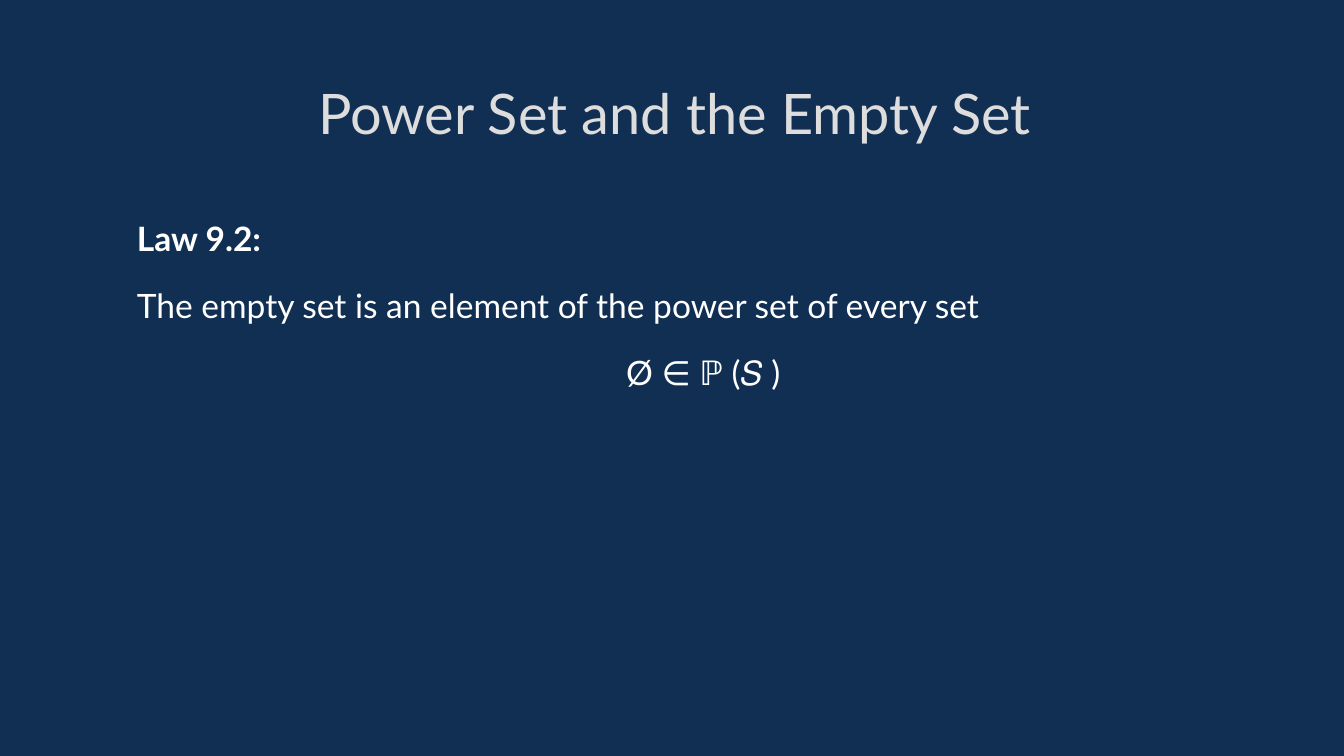
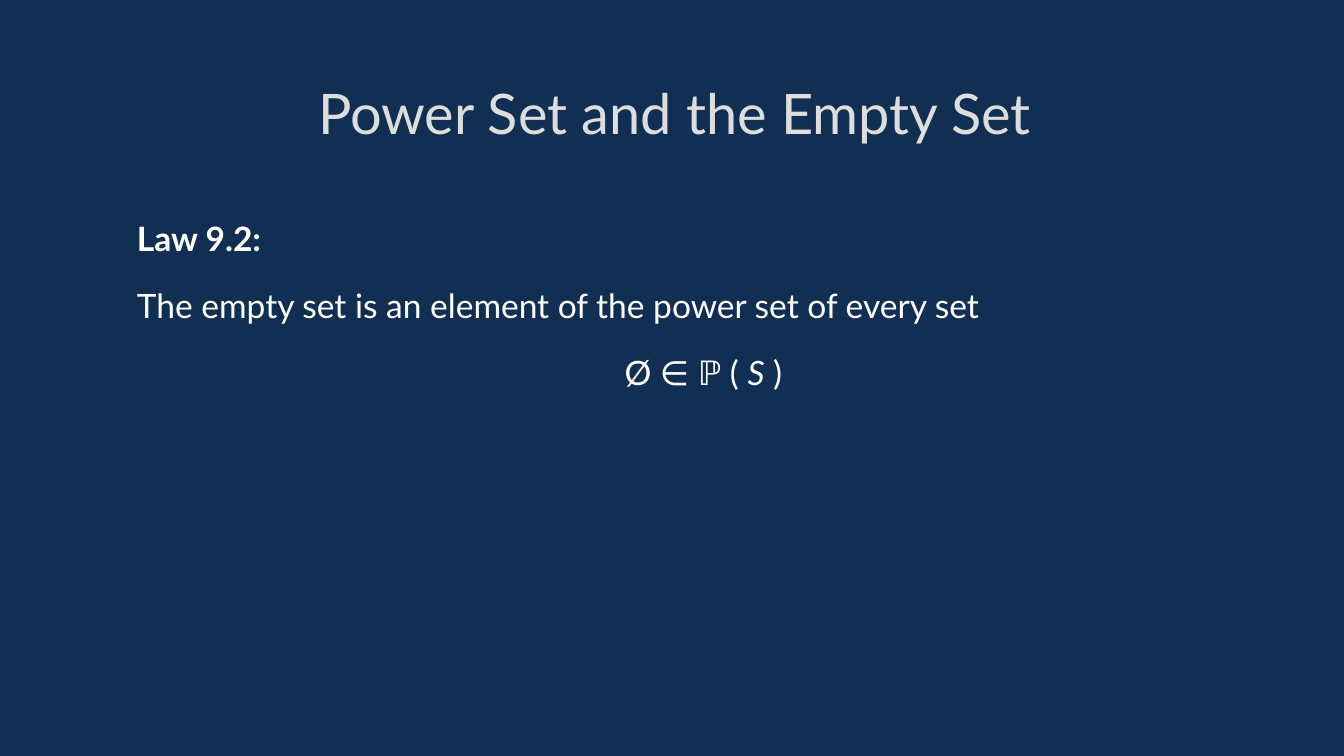
Before and after one commit to davidgundry/maths22-23, a slide deck: slide 19 of slides/maths-8-set-theory.odp. Drawn at 1344x756 pixels with LibreOffice and Linux fonts; fonts in the diff are those of the drawing. Boxes give left, top, right and bottom in pixels: in the first picture for what was removed or moved away, otherwise in the second. Text is boxed around its words. In the diff, an @@ line names an element or a change of style, - is before the commit and + after.

```diff
--- a/slides/maths-8-set-theory.odp
+++ b/slides/maths-8-set-theory.odp
@@ text at [625, 360, 765, 387]: text changed @@
-Ø ∈ ℙ (𝑆 )
+Ø ∈ ℙ ( S )
```
Also in this commit, not shown: 5 other slides changed.
